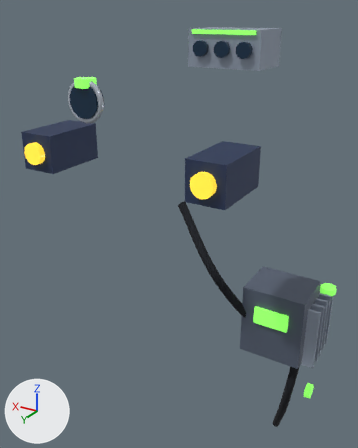
One commit to the glTF model game/assets/structures/tower_detector_analysis_s8.glb: the scene before it, then after it.
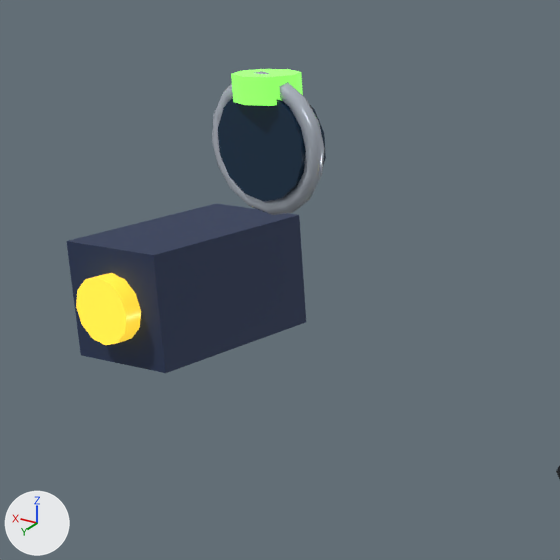
The first picture shows the older version from a camera (50 mm lens) standing at (-0.87, 1.571, 2.452) and looking at (0.016, 0.094, 1.714). The close-ups show the older and then the newer version on the part from 0% to 50% of the width and 12% to 52% of the height of that picture. Only the edits that show in the close-ups are written down. Arrows for +X, +Y and +Z are at lower left; the lights stay in place. Where no turn or scale is listed for an object, it has been applied to the vertices. Vertices at exactly the same position are counted once.

Before the edit, the objects in view are built like this:
```python
ob_detector_analysis_lens = bpy.data.objects.new('detector_analysis_lens', me_mesh_0)
ob_detector_analysis_lens.location = (0.0, 0.58, 2.24)
ob_detector_analysis_lens_ring = bpy.data.objects.new('detector_analysis_lens_ring', me_mesh_1)
ob_detector_analysis_lens_ring.location = (0.0, 0.585, 2.24)
ob_detector_mark_lens = bpy.data.objects.new('detector_mark_lens', me_mesh_4)
ob_detector_mark_lens.location = (0.3, 0.5, 2.04)
ob_detector_mark_projector = bpy.data.objects.new('detector_mark_projector', me_mesh_3)
ob_detector_mark_projector.location = (0.3, 0.38, 2.04)
ob_detector_up_analysis_l3_stud = bpy.data.objects.new('detector_up_analysis_l3_stud', me_mesh_2)
ob_detector_up_analysis_l3_stud.location = (0.0, 0.58, 2.285)
```
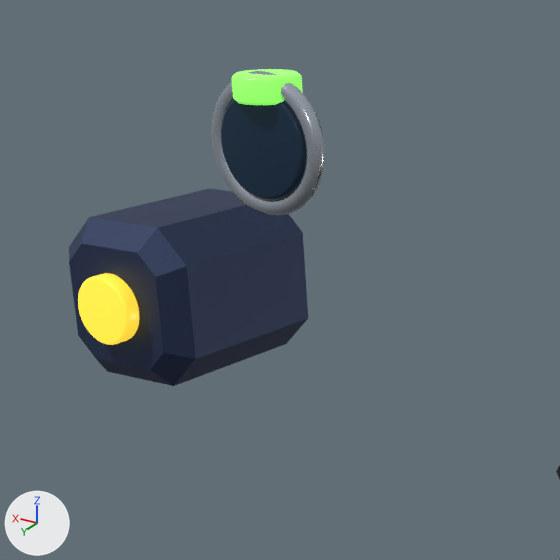
The edits, one by one:
In material 'chrome' (mat_chrome), metallic goes from 0.4 to 0.95.
me_mesh_0 is used by ob_detector_analysis_lens; location (0.0, 0.58, 2.24).
me_mesh_0 had 32 vertices, 56 faces and spanned x -0.0439..0.0439, y -0.015..0.015, z -0.045..0.045.
me_mesh_0 now has 134 vertices, 256 faces and spans x -0.045..0.045, y -0.015..0.015, z -0.045..0.045.
me_mesh_0 part 1: 30 vertices removed from x -0.0439..0.0439, y -0.015..0.015, z -0.045..0.045; 132 vertices added at x -0.045..0.045, y -0.015..0.015, z -0.045..0.045.
me_mesh_3 is used by ob_detector_mark_projector; location (0.3, 0.38, 2.04).
me_mesh_3 had 8 vertices, 12 faces and spanned x -0.06..0.06, y -0.11..0.11, z -0.06..0.06.
me_mesh_3 now has 32 vertices, 60 faces and spans x -0.082..0.082, y -0.11..0.11, z -0.082..0.082.
me_mesh_3 part 2: the whole mesh is rebuilt.
me_mesh_4 is used by ob_detector_mark_lens; location (0.3, 0.5, 2.04).
me_mesh_4 had 28 vertices, 48 faces and spanned x -0.035..0.035, y -0.01..0.01, z -0.035..0.035.
me_mesh_4 now has 134 vertices, 256 faces and spans x -0.035..0.035, y -0.01..0.01, z -0.035..0.035.
me_mesh_4 part 3: 26 vertices removed from x -0.035..0.035, y -0.01..0.01, z -0.035..0.035; 132 vertices added at x -0.035..0.035, y -0.01..0.01, z -0.035..0.035.

Pixel boxes (x1, y1, x2, y2) of what changed, in the close-ups (560 x 560 px):
'detector_mark_projector', reshaped (17% taller)
    before: (66, 204, 306, 373)
    after: (69, 188, 308, 386)
'detector_analysis_lens', reshaped
    before: (218, 98, 326, 202)
    after: (221, 99, 306, 201)
'detector_analysis_lens_ring', surface changed
    both: (212, 71, 325, 215)
'detector_mark_lens', reshaped (6% narrower)
    before: (76, 273, 141, 345)
    after: (78, 273, 139, 345)
